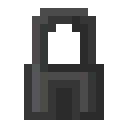
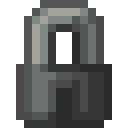
Two versions of the same layered image (128×128). Layer-by-layer changes:
added layer "border" above "Background" over left=16, top=0, right=112, bottom=128
painted on "Background" over left=24, top=8, right=96, bottom=120
